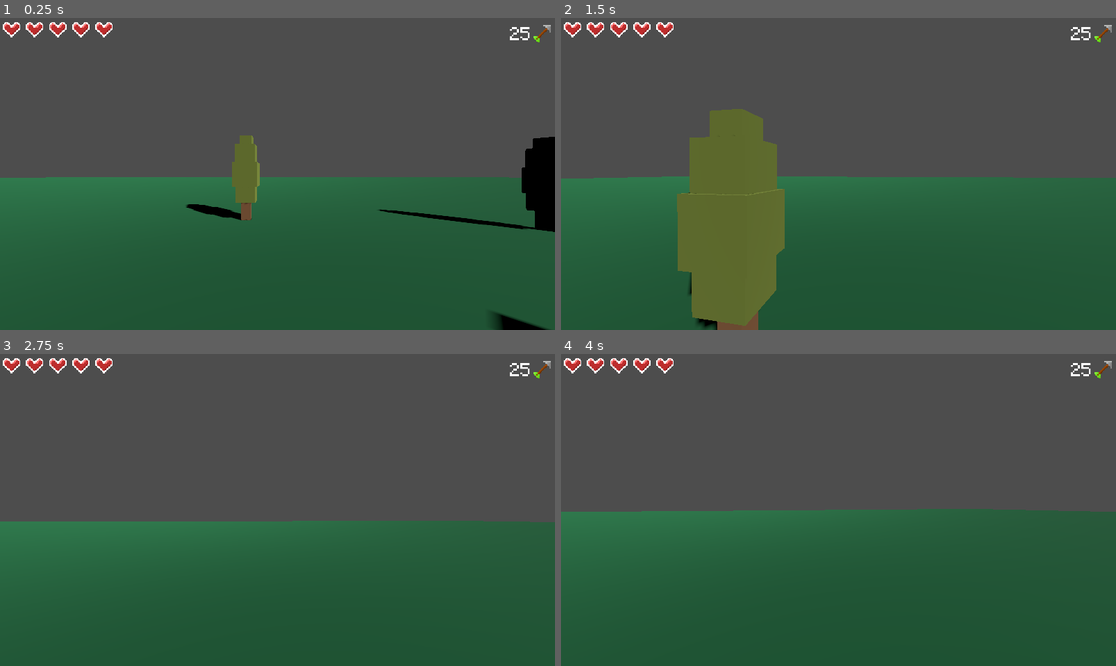
Above: before the commit, frames 1-4 (two rows, left to right).
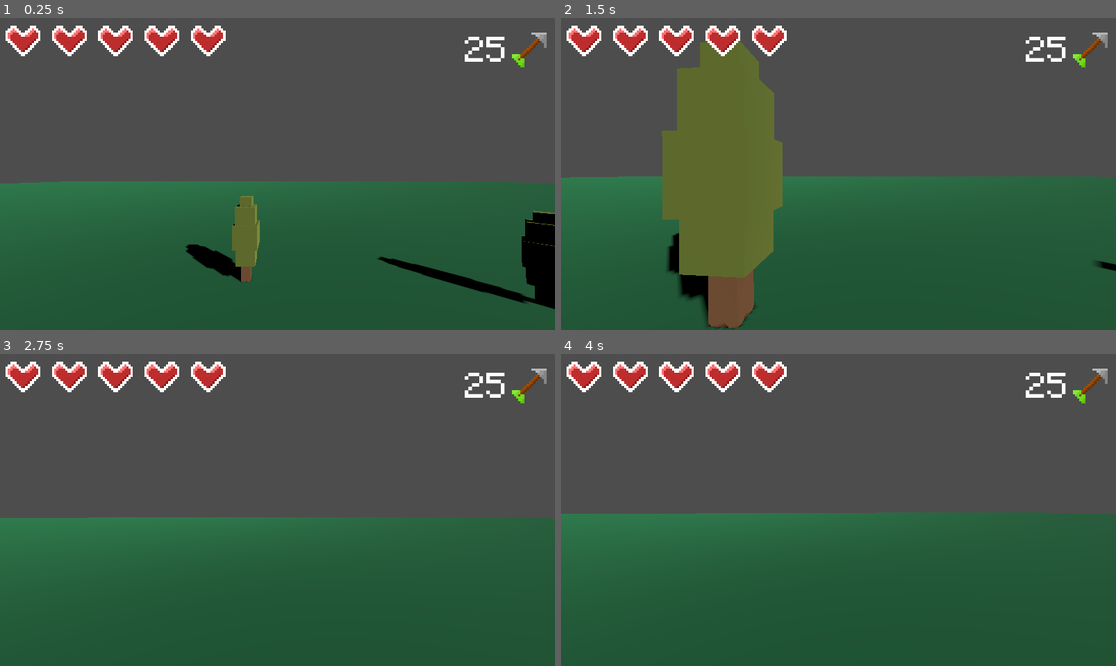
Above: after the commit, the same moments.

Repository: Esosek/Tondacraft_Course
Game: Godot game, scene res://scenes/game.tscn
Same seed, same stepped clock (60 frames per second), same inputs: the game is played once before the commit and once after it.
Inputs (mouse positions are in pixels of both pictures, inside the frame that each line leads up to):
- Up to frame 1 (0.25 s): no input
- Up to frame 2 (1.5 s): tap Enter at 0.5 s; move the mouse to (866, 174) at 0.52 s; hold W (move_forward) from 0.53 s (still down); tap Space (jump) at 0.77 s; move the mouse to (810, 174) at 1.27 s
- Up to frame 3 (2.75 s): keep holding W (move_forward); tap Space (jump) at 1.52 s; move the mouse to (288, 503) at 2.02 s
- Up to frame 4 (4 s): keep holding W (move_forward); tap Space (jump) at 2.75, 3.02, 3.77 s; move the mouse to (832, 516) at 2.77 s; tap Enter at 3.5 s; move the mouse to (877, 513) at 3.52 s

The runs differ from the first frame. In frame 1, 11% of the frame differs, in the area x 0-100%, y 1-100%; in frame 2, 11%; in frame 3, 4.0%; in frame 4, 3.7%.

Commit message:
Added Enemy base and Crepeer class

Diff:
--- a/project.godot
+++ b/project.godot
@@ -17,9 +17,8 @@
 
 [display]
 
-window/size/viewport_width=1920
-window/size/viewport_height=1080
-window/size/mode=2
+window/size/viewport_width=960
+window/size/viewport_height=540
 
 [input]
 
--- /dev/null
+++ b/scenes/enemy/creeper.gd
@@ -0,0 +1,21 @@
+class_name Creeper
+extends Enemy
+
+
+# Called when the node enters the scene tree for the first time.
+func _ready():
+	print(health)
+
+
+# Godot volá každý frame. Používá se pro všechno kromě fyzikálního pohybu
+# parametr delta je čas mezi framy a slouží pro konzistentní update.
+func _process(_delta):
+	#follow_player("Pronásleduji hráče")
+	pass
+
+# Godot volá každý frame. Používá se pro fyzikální pohyb
+func _physics_process(_delta):
+	pass
+
+func follow_player(zprava: String):
+	print(zprava)
--- /dev/null
+++ b/scenes/enemy/creeper.tscn
@@ -0,0 +1,15 @@
+[gd_scene load_steps=3 format=3 uid="uid://jqh0wjhmllrn"]
+
+[ext_resource type="Script" path="res://scenes/enemy/creeper.gd" id="1_uwl07"]
+
+[sub_resource type="CapsuleShape3D" id="CapsuleShape3D_m1wxs"]
+
+[node name="Creeper" type="CharacterBody3D"]
+script = ExtResource("1_uwl07")
+health = 3
+damage = 1
+speed = 3.9
+
+[node name="CollisionShape3D" type="CollisionShape3D" parent="."]
+transform = Transform3D(1, 0, 0, 0, 1, 0, 0, 0, 1, 0, 1, 0)
+shape = SubResource("CapsuleShape3D_m1wxs")
--- /dev/null
+++ b/scenes/enemy/enemy.gd
@@ -0,0 +1,6 @@
+class_name Enemy
+extends Node
+
+@export var health: int
+@export var damage: int
+@export var speed: float
--- a/scenes/game.tscn
+++ b/scenes/game.tscn
@@ -1,8 +1,9 @@
-[gd_scene load_steps=7 format=3 uid="uid://cylbs1f7p2ut1"]
+[gd_scene load_steps=8 format=3 uid="uid://cylbs1f7p2ut1"]
 
 [ext_resource type="PackedScene" uid="uid://duc1fbwkdku8e" path="res://scenes/player/player.tscn" id="1_0mkui"]
 [ext_resource type="PackedScene" uid="uid://coc6e0ohhhk4u" path="res://scenes/ui.tscn" id="1_04odf"]
 [ext_resource type="PackedScene" uid="uid://tr3ghg0jhlfp" path="res://scenes/tree/tree.tscn" id="3_bm0ac"]
+[ext_resource type="PackedScene" uid="uid://jqh0wjhmllrn" path="res://scenes/enemy/creeper.tscn" id="4_on8qj"]
 
 [sub_resource type="StandardMaterial3D" id="StandardMaterial3D_65kno"]
 albedo_color = Color(0.203141, 0.590745, 0.362937, 1)
@@ -43,4 +44,6 @@
 [node name="Tree3" parent="Trees" instance=ExtResource("3_bm0ac")]
 transform = Transform3D(0.657046, 0, -0.75385, 0, 1.0504, 0, 0.75385, 0, 0.657046, 5.72782, 0, 1.46553)
 
+[node name="Creeper" parent="." instance=ExtResource("4_on8qj")]
+
 [connection signal="health_updated" from="Player" to="UI/HealthBar" method="_on_player_health_updated"]
